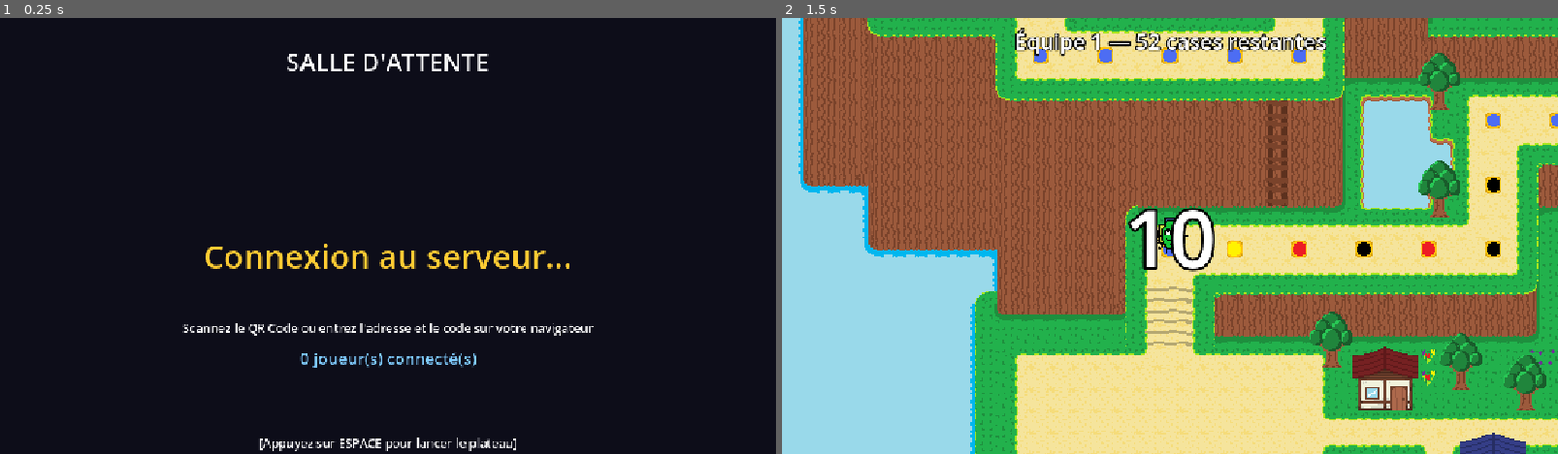
Above: before the commit, frames 1-2 (left to right).
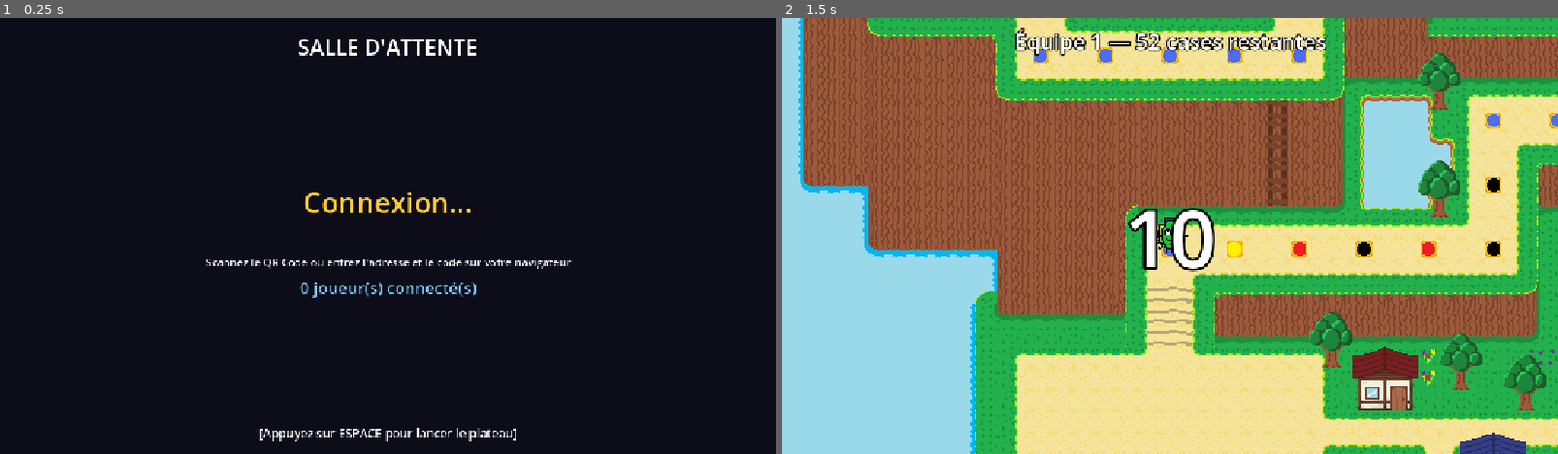
Above: after the commit, the same moments.

Repository: AlexisRnx/Dookey
Game: Godot game, scene res://Scenes/lobby.tscn
Two runs of this game, one before a commit and one after it. Both use one fixed random seed, a clock stepped at 60 frames per second and the inputs below.
Inputs (mouse positions are in pixels of both pictures, inside the frame that each line leads up to):
- Up to frame 1 (0.25 s): no input
- Up to frame 2 (1.5 s): tap Space at 0.5 s; move the mouse to (1340, 214) at 0.52 s; click (1340, 214) at 0.67 s; tap Enter (ui_accept) at 0.77, 1.25 s; move the mouse to (1014, 257) at 1.27 s; click (1014, 257) at 1.42 s

The runs differ from the first frame. In frame 1, 4.1% of the frame differs, in the area x 23-77%, y 4-100%; in frame 2, nothing differs.

Commit message:
correction Lobby

Diff:
--- a/dookey-ascension/Scripts/lobby.gd
+++ b/dookey-ascension/Scripts/lobby.gd
@@ -17,45 +17,45 @@
 
 	var margin = MarginContainer.new()
 	margin.set_anchors_preset(Control.PRESET_FULL_RECT)
-	margin.add_theme_constant_override("margin_top", 40)
-	margin.add_theme_constant_override("margin_bottom", 40)
+	margin.add_theme_constant_override("margin_top", 20)
+	margin.add_theme_constant_override("margin_bottom", 20)
 	bg.add_child(margin)
 
 	var vbox = VBoxContainer.new()
 	vbox.alignment = BoxContainer.ALIGNMENT_CENTER
-	vbox.add_theme_constant_override("separation", 15)
+	vbox.add_theme_constant_override("separation", 10)
 	margin.add_child(vbox)
 
 	var titre = Label.new()
 	titre.text = "SALLE D'ATTENTE"
 	titre.horizontal_alignment = HORIZONTAL_ALIGNMENT_CENTER
-	titre.add_theme_font_size_override("font_size", 36)
+	titre.add_theme_font_size_override("font_size", 32)
 	vbox.add_child(titre)
 
 	qr_texture = TextureRect.new()
-	qr_texture.custom_minimum_size = Vector2(200, 200)
+	qr_texture.custom_minimum_size = Vector2(160, 160)
 	qr_texture.expand_mode = TextureRect.EXPAND_IGNORE_SIZE
 	qr_texture.stretch_mode = TextureRect.STRETCH_KEEP_ASPECT_CENTERED
 	vbox.add_child(qr_texture)
 
 	code_label = Label.new()
-	code_label.text = "Connexion au serveur..."
+	code_label.text = "Connexion..."
 	code_label.horizontal_alignment = HORIZONTAL_ALIGNMENT_CENTER
-	code_label.add_theme_font_size_override("font_size", 48)
+	code_label.add_theme_font_size_override("font_size", 42)
 	code_label.add_theme_color_override("font_color", Color(1, 0.8, 0.2))
 	vbox.add_child(code_label)
 
 	lien_label = Label.new()
 	lien_label.text = ""
 	lien_label.horizontal_alignment = HORIZONTAL_ALIGNMENT_CENTER
-	lien_label.add_theme_font_size_override("font_size", 22)
+	lien_label.add_theme_font_size_override("font_size", 20)
 	lien_label.add_theme_color_override("font_color", Color(0.7, 0.7, 0.7))
 	vbox.add_child(lien_label)
 
 	var sous_titre = Label.new()
 	sous_titre.text = "Scannez le QR Code ou entrez l'adresse et le code sur votre navigateur"
 	sous_titre.horizontal_alignment = HORIZONTAL_ALIGNMENT_CENTER
-	sous_titre.add_theme_font_size_override("font_size", 18)
+	sous_titre.add_theme_font_size_override("font_size", 16)
 	vbox.add_child(sous_titre)
 
 	joueurs_titre_label = Label.new()
@@ -66,15 +66,15 @@
 	vbox.add_child(joueurs_titre_label)
 
 	var scroll = ScrollContainer.new()
-	scroll.custom_minimum_size = Vector2(650, 0)
+	scroll.custom_minimum_size = Vector2(650, 100) # Assure au moins 100px d'espace vital
 	scroll.size_flags_vertical = Control.SIZE_EXPAND_FILL
 	scroll.horizontal_scroll_mode = ScrollContainer.SCROLL_MODE_DISABLED
 
 	joueurs_flow = HFlowContainer.new()
 	joueurs_flow.alignment = FlowContainer.ALIGNMENT_CENTER
 	joueurs_flow.size_flags_horizontal = Control.SIZE_EXPAND_FILL
-	joueurs_flow.add_theme_constant_override("h_separation", 15)
-	joueurs_flow.add_theme_constant_override("v_separation", 15)
+	joueurs_flow.add_theme_constant_override("h_separation", 10)
+	joueurs_flow.add_theme_constant_override("v_separation", 10)
 
 	scroll.add_child(joueurs_flow)
 	vbox.add_child(scroll)
@@ -127,7 +127,7 @@
 	lien_label.text = "Adresse : " + base_url + "/controller"
 
 	var url_cible = base_url + "/controller?code=" + code
-	var url_api = "https://api.qrserver.com/v1/create-qr-code/?size=220x220&data=" + url_cible.uri_encode()
+	var url_api = "https://api.qrserver.com/v1/create-qr-code/?size=160x160&data=" + url_cible.uri_encode()
 	http_request.request(url_api)
 
 func _sur_qr_telecharge(result: int, response_code: int, _headers: PackedStringArray, body: PackedByteArray) -> void:
Not shown, changed: Node_Server/godot/Dookey Ascension.html
Not shown, changed: Node_Server/godot/Dookey Ascension.pck
